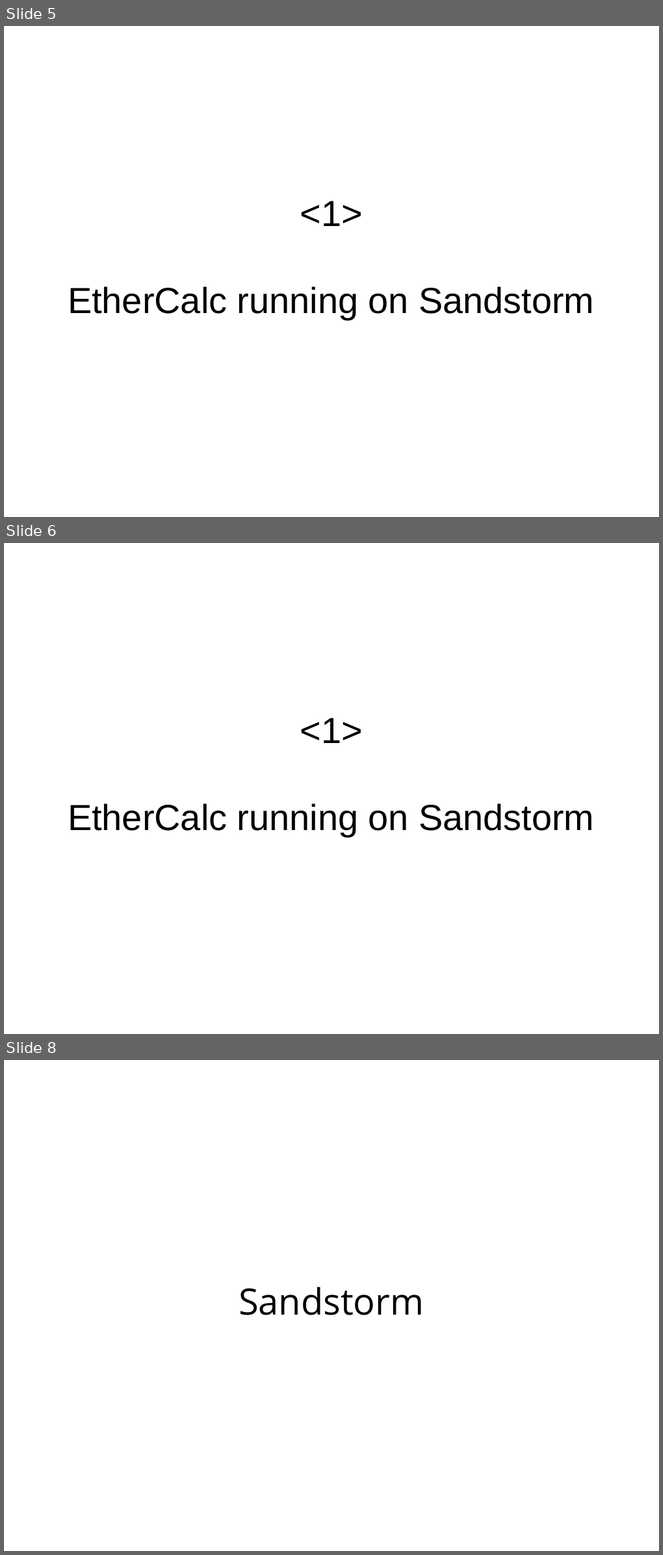
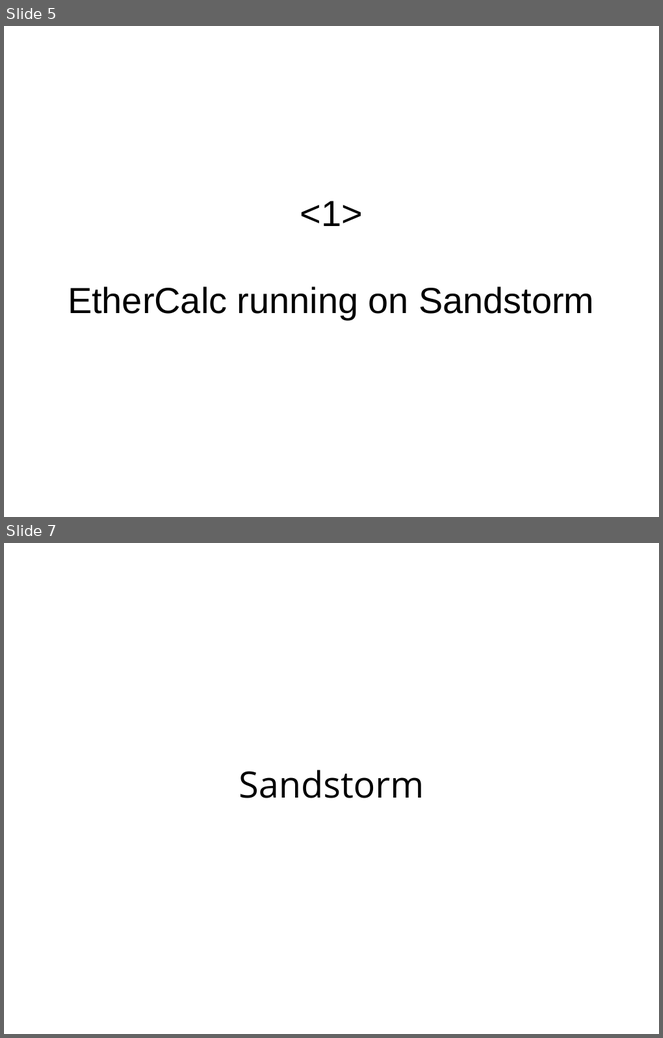
Before and after one commit to paulproteus/ethercalc-sandstorm-fosdem-lightning-talk, a slide deck: preso.odp. Shown one above the other, each under a label of ours: slides 5, 6 and 8 before the commit, slides 5 and 7 after it; the slides between them are not shown. The pictures are 663x1555 and 663x1038 pixels, drawn with LibreOffice and Linux fonts; fonts in the diff are those of the drawing. Boxes give left, top, right and bottom in pixels: in the first picture for what was removed or moved away, otherwise in the second. Text is boxed around its words. In the diff, an @@ line names an element or a change of style, - is before the commit and + after.

```diff
--- a/preso.odp
+++ b/preso.odp
@@ slide 6 removed at (4,543,659,1034), background #FFFFFF @@
@@ title removed at (68,718,594,837) @@
-<1>
-EtherCalc running on Sandstorm
@@ what was slide 8 is now slide 7 @@
```
Also in this commit, not shown: 2 slides changed.
